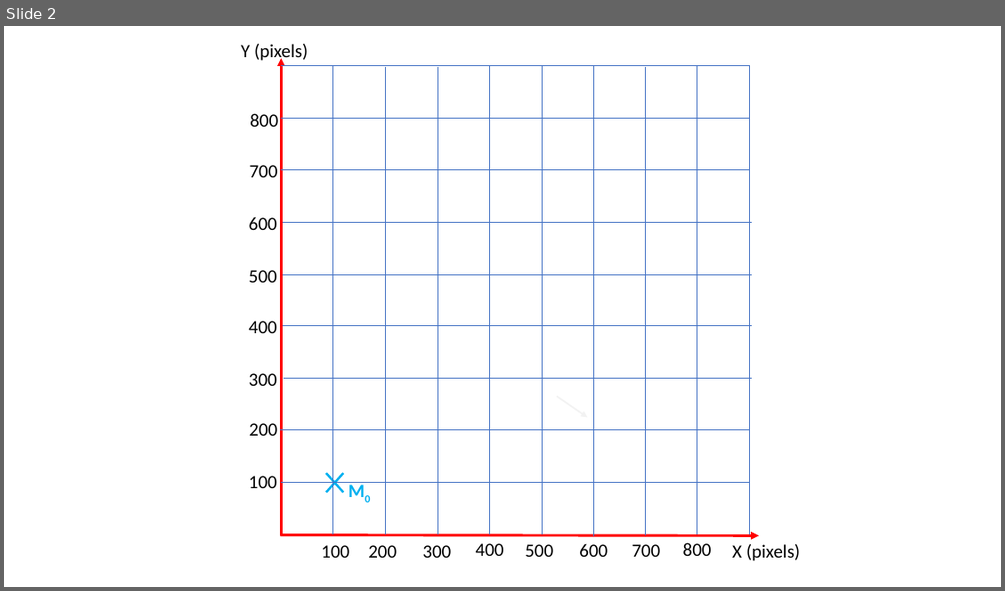
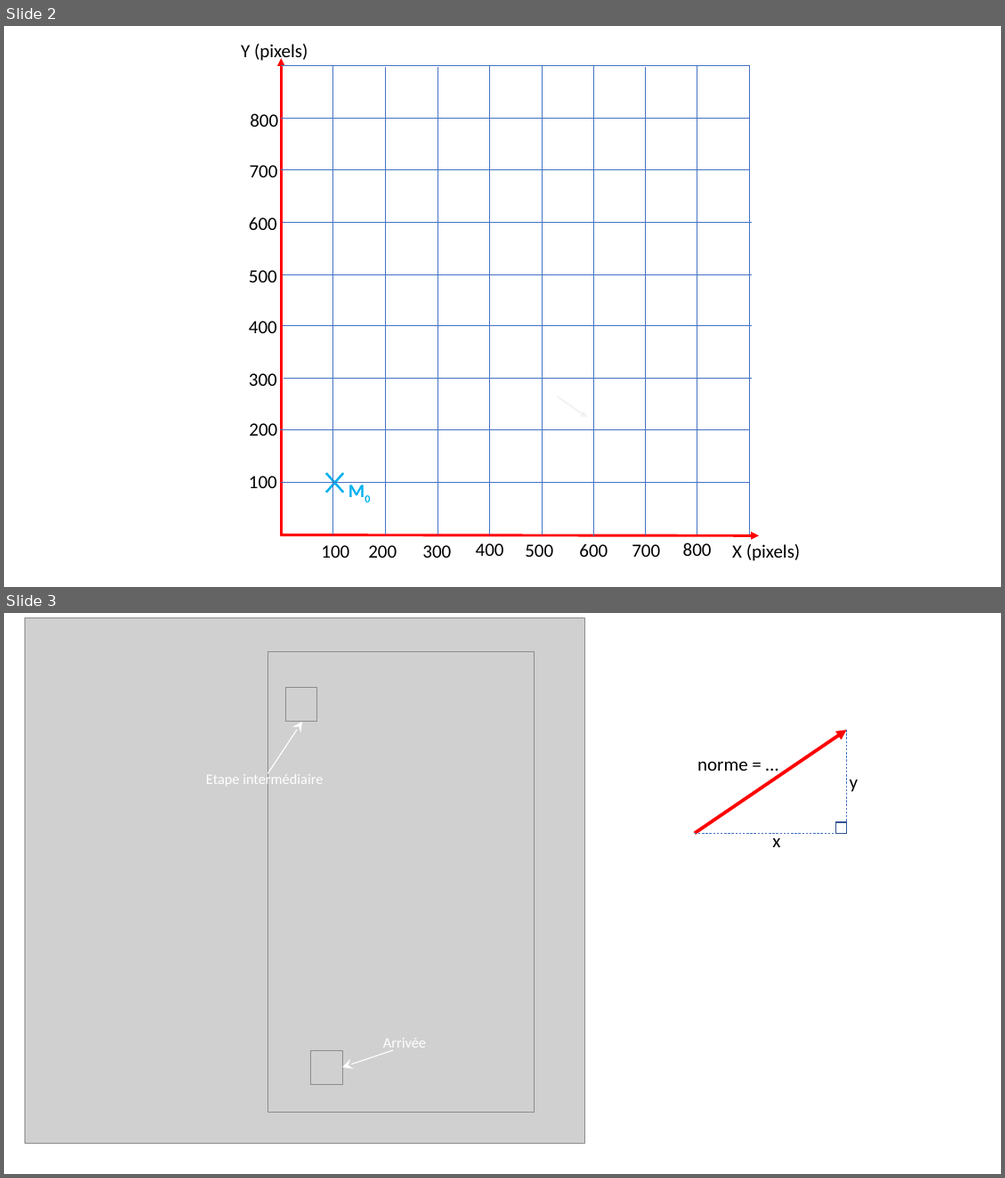
Before and after one commit to pierreghesqui/Lyc-e, a slide deck: Seconde/Chapitre10-DescriptionDuneTrajectoire/TP-Jeu/TPVecteur.pptx. Shown one above the other, each under a label of ours: slide 2 before the commit, slides 2 and 3 after it. The pictures are 1005x591 and 1005x1178 pixels, drawn with LibreOffice and Linux fonts; fonts in the diff are those of the drawing; grey boxes stand for pictures. Boxes give left, top, right and bottom in pixels: in the first picture for what was removed or moved away, otherwise in the second. Text is boxed around its words. In the diff, an @@ line names an element or a change of style, - is before the commit and + after.

```diff
--- a/Seconde/Chapitre10-DescriptionDuneTrajectoire/TP-Jeu/TPVecteur.pptx
+++ b/Seconde/Chapitre10-DescriptionDuneTrajectoire/TP-Jeu/TPVecteur.pptx
@@ slide 3 added at [4,613,1001,1174], background #FFFFFF @@
@@ picture added at [24,617,584,1143] @@
@@ picture added at [268,652,535,1112] @@
@@ picture added at [285,688,316,722] @@
@@ arrow added from (268, 774) to (302, 722), #FFFFFF 1 pt @@
@@ arrow added from (695, 833) to (847, 730), #FF0000 3.25 pt @@
@@ line added from (847, 730) to (847, 834), #4472C4 0.5 pt dashed @@
@@ text added at [697,761,748,771], 18 pt, text #000000 @@
+norme = …
@@ text added at [206,774,323,788], 14 pt, text #FFFFFF @@
+Etape intermédiaire
@@ text added at [850,779,858,792], 18 pt, text #000000 @@
+y
@@ rectangle added at [835,822,847,834], outline #325491 1 pt @@
@@ line added from (695, 833) to (847, 833), #4472C4 0.5 pt dashed @@
@@ text added at [772,833,780,847], 18 pt, text #000000 @@
+x
@@ text added at [383,1038,426,1052], 14 pt, text #FFFFFF @@
+Arrivée
@@ picture added at [310,1051,343,1084] @@
@@ arrow added from (393, 1051) to (343, 1067), #FFFFFF 1 pt @@
```
Also in this commit, not shown: 1 slide removed, 9 other files.
